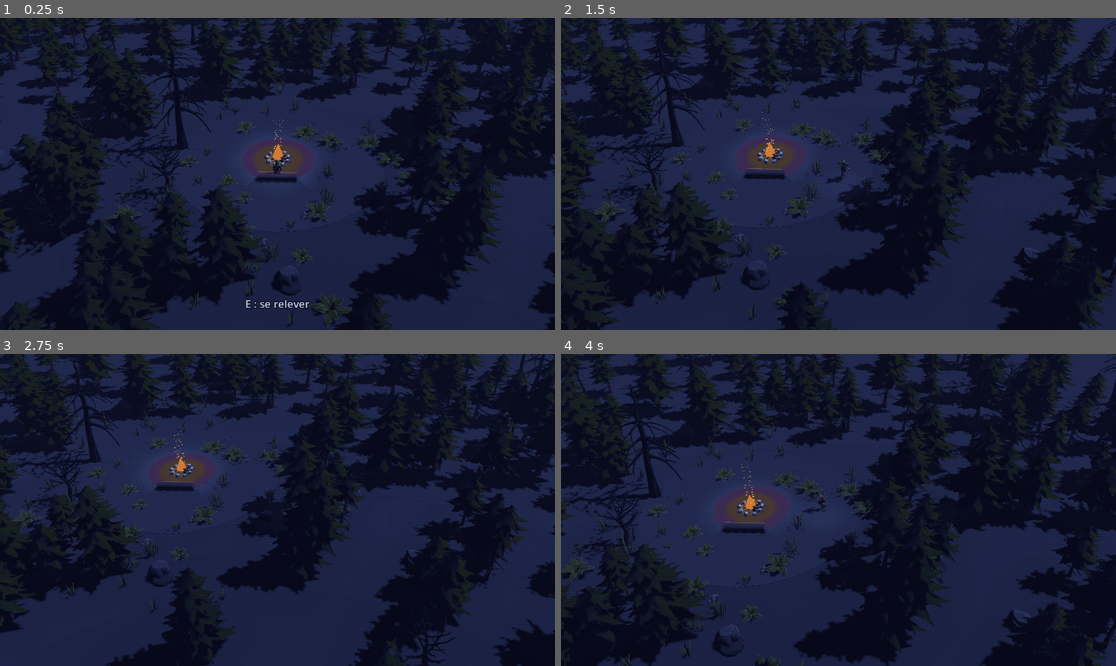
Above: before the commit, frames 1-4 (two rows, left to right).
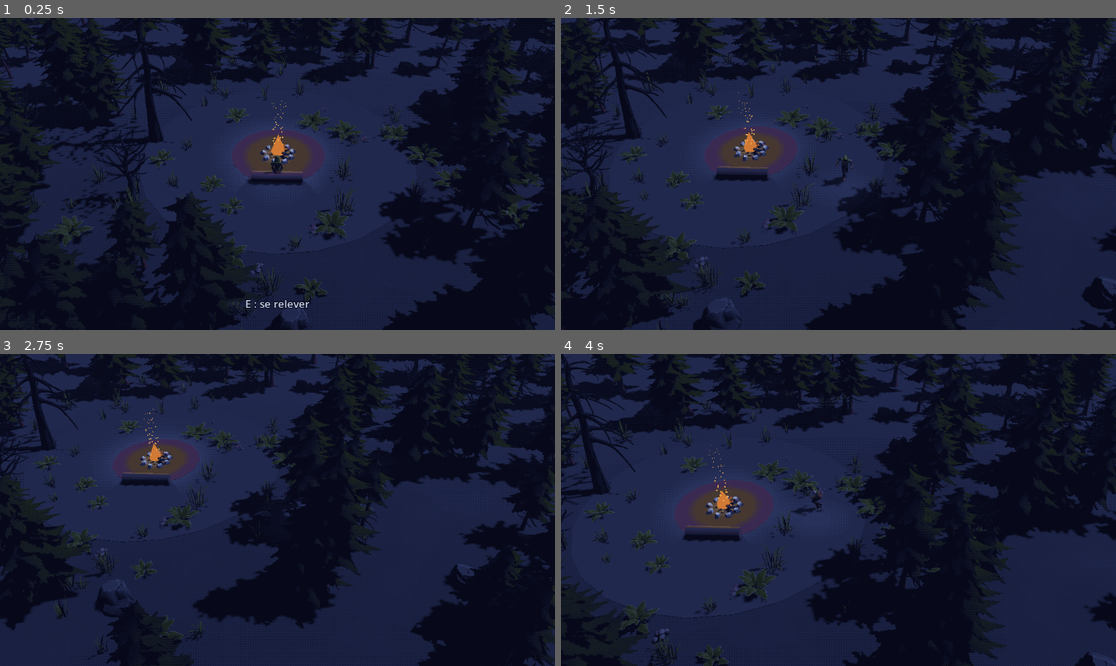
Above: after the commit, the same moments.

Repository: tomberardpro-tech/Dark-Fantasy
Game: Godot game, scene res://scenes/main.tscn
The game is run twice, just before and just after one commit, with the same random seed, the same clock (stepped at 60 frames per second) and the same inputs.
Inputs (mouse positions are in pixels of both pictures, inside the frame that each line leads up to):
- Up to frame 1 (0.25 s): no input
- Up to frame 2 (1.5 s): tap Enter at 0.5 s; move the mouse to (960, 158) at 0.52 s; hold D (droite) 0.53-1.28 s; hold Shift (courir) 0.53-1.28 s; click (960, 158) at 0.67 s; move the mouse to (727, 189) at 1.27 s; hold Down from 1.28 s (still down); tap E (interagir) at 1.35 s; click (727, 189) at 1.42 s
- Up to frame 3 (2.75 s): move the mouse to (333, 441) at 2.02 s; release Down at 2.03 s; hold D (droite) from 2.03 s (still down); tap S (reculer) at 2.1 s; click (333, 441) at 2.17 s
- Up to frame 4 (4 s): move the mouse to (810, 572) at 2.77 s; release D (droite) at 2.78 s; hold W (avancer) 2.78-3.53 s; tap Space (roulade) at 2.85 s; click (810, 572) at 2.92 s; move the mouse to (1005, 556) at 3.52 s; hold A (gauche) from 3.53 s (still down); hold Shift (courir) from 3.53 s (still down); click (1005, 556) at 3.67 s

The runs differ from the first frame. In frame 1, 41% of the frame differs, in the area x 0-100%, y 0-100%; in frame 2, 41%; in frame 3, 39%; in frame 4, 40%.

Commit message:
Caméra plus proche et zoom à la molette de la souris
Co-Authored-By: Claude Opus 5.5 <noreply@anthropic.com>

Diff:
--- a/scripts/camera_iso.gd
+++ b/scripts/camera_iso.gd
@@ -8,7 +8,10 @@
 ## D'où regarde la caméra par rapport à la cible (angle de la maquette).
 @export var direction := Vector3(-19, 20, -18)
 ## Distance entre la caméra et la cible.
-@export var distance := 34.0
+@export var distance := 26.0
+## Limites du zoom à la molette (distance la plus proche et la plus lointaine).
+@export var distance_min := 14.0
+@export var distance_max := 45.0
 ## Vraie perspective (profondeur) ou vue « plate » sans perspective.
 @export var perspective := true
 ## Ouverture de l'objectif en perspective : petit = effet téléobjectif, grand = grand-angle.
@@ -39,6 +42,11 @@
 	_placer()
 
 
+## Rapproche (pas négatif) ou éloigne (pas positif) la caméra, dans les limites.
+func zoomer(pas: float) -> void:
+	distance = clampf(distance + pas, distance_min, distance_max)
+
+
 func _placer() -> void:
 	position = _cible + direction.normalized() * distance
 	look_at(_cible)
--- a/scripts/rendu.gd
+++ b/scripts/rendu.gd
@@ -2,6 +2,7 @@
 ## Effet « 3D pixel » : le monde est calculé en plus petit, puis agrandi sans lissage
 ## (gros pixels nets), et la palette commune est appliquée par-dessus.
 ## Pour comparer en jouant : F1 = palette oui/non, F2 = taille des pixels (1 à 4).
+## La molette de la souris rapproche ou éloigne la caméra.
 
 ## Taille d'un pixel du jeu, en pixels de l'écran (1 = pas d'effet pixel).
 @export_range(1, 8) var taille_pixels := 2
@@ -14,6 +15,15 @@
 
 
 func _input(event: InputEvent) -> void:
+	# Molette de la souris : zoomer ou dézoomer la caméra.
+	if event is InputEventMouseButton and event.pressed:
+		var camera: Camera3D = ($Monde as SubViewport).get_camera_3d()
+		if camera and camera.has_method("zoomer"):
+			if event.button_index == MOUSE_BUTTON_WHEEL_UP:
+				camera.zoomer(-2.0)
+			elif event.button_index == MOUSE_BUTTON_WHEEL_DOWN:
+				camera.zoomer(2.0)
+		return
 	if not (event is InputEventKey and event.pressed and not event.echo):
 		return
 	if event.physical_keycode == KEY_F1:
